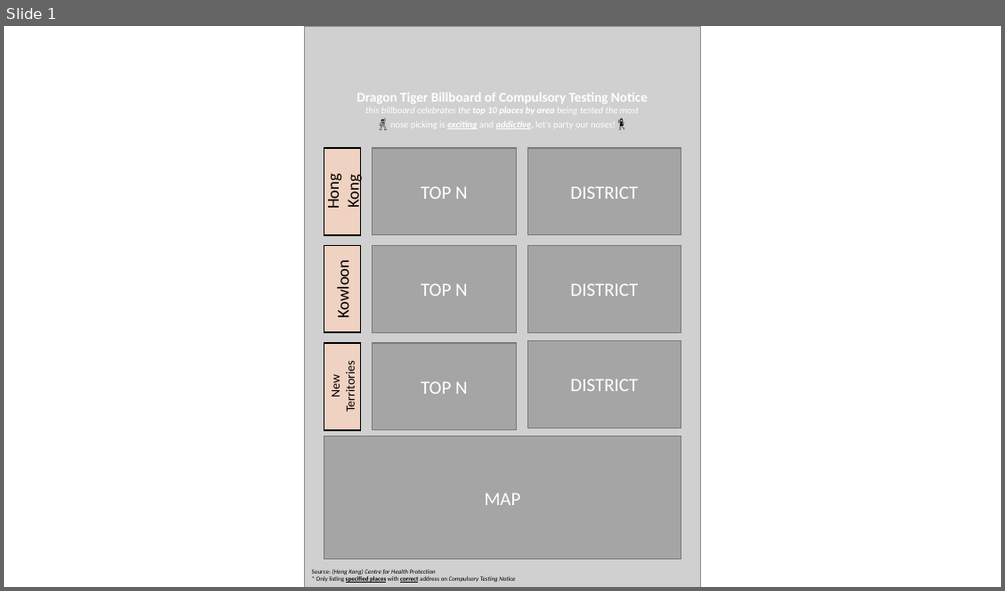
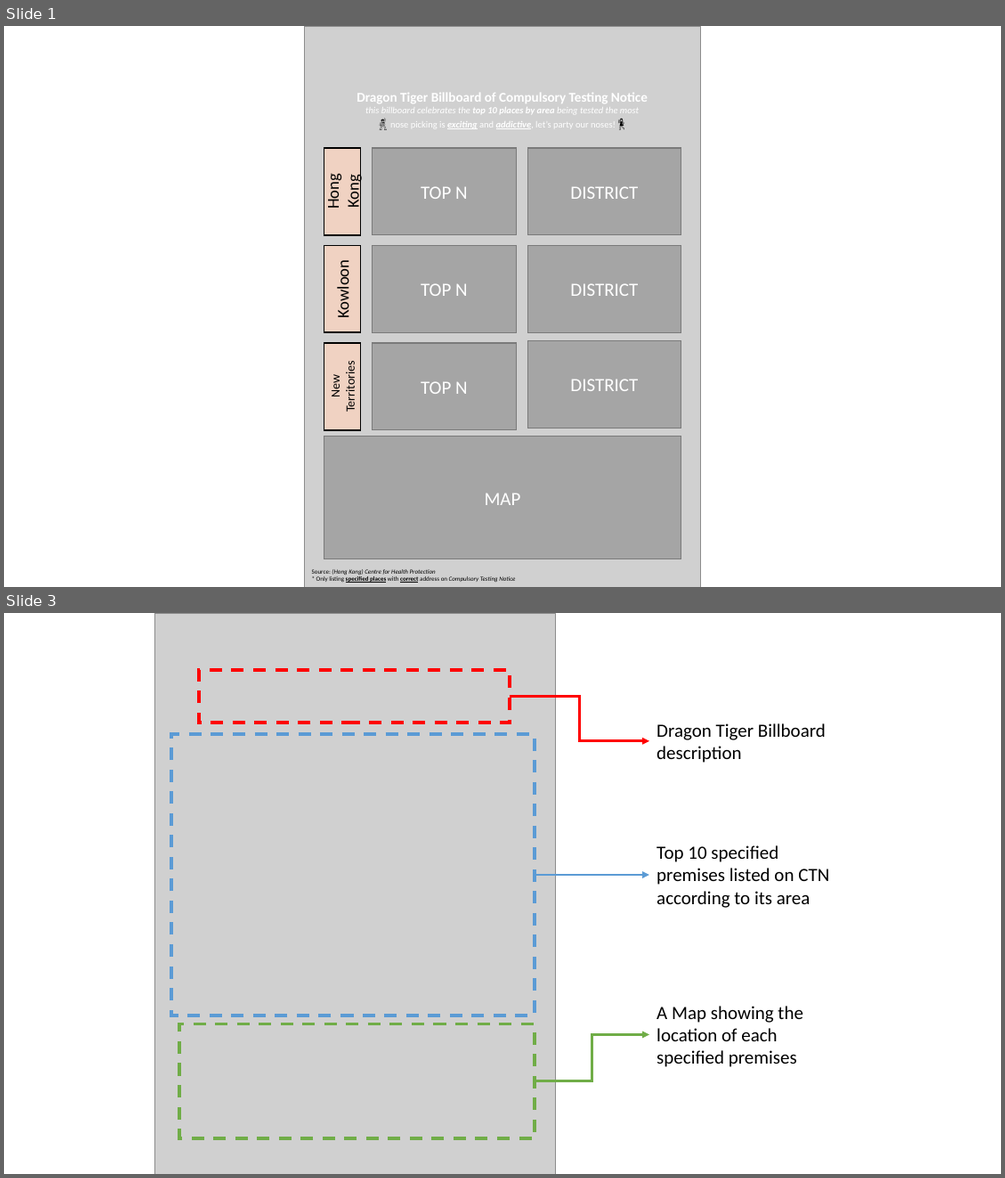
Before and after one commit to Jack-cky/Compulsory-COVID-Testing-Monitor, a slide deck: imgs/image_design.pptx. Shown one above the other, each under a label of ours: slide 1 before the commit, slides 1 and 3 after it; the slides between them are not shown. The pictures are 1005x591 and 1005x1178 pixels, drawn with LibreOffice and Linux fonts; fonts in the diff are those of the drawing; grey boxes stand for pictures. Boxes give left, top, right and bottom in pixels: in the first picture for what was removed or moved away, otherwise in the second. Text is boxed around its words. In the diff, an @@ line names an element or a change of style, - is before the commit and + after.

```diff
--- a/imgs/image_design.pptx
+++ b/imgs/image_design.pptx
@@ slide 3 added at (4, 613, 1001, 1174), background #FFFFFF @@
@@ group added at (154, 613, 829, 1174): 3 rectangles, 3 texts, 2 elbow arrows, 1 picture, 1 arrow @@
+Dragon Tiger Billboard description
+Top 10 specified premises listed on CTN according to its area
+A Map showing the location of each specified premises
```
Also in this commit, not shown: 1 slide changed, 11 other files.
